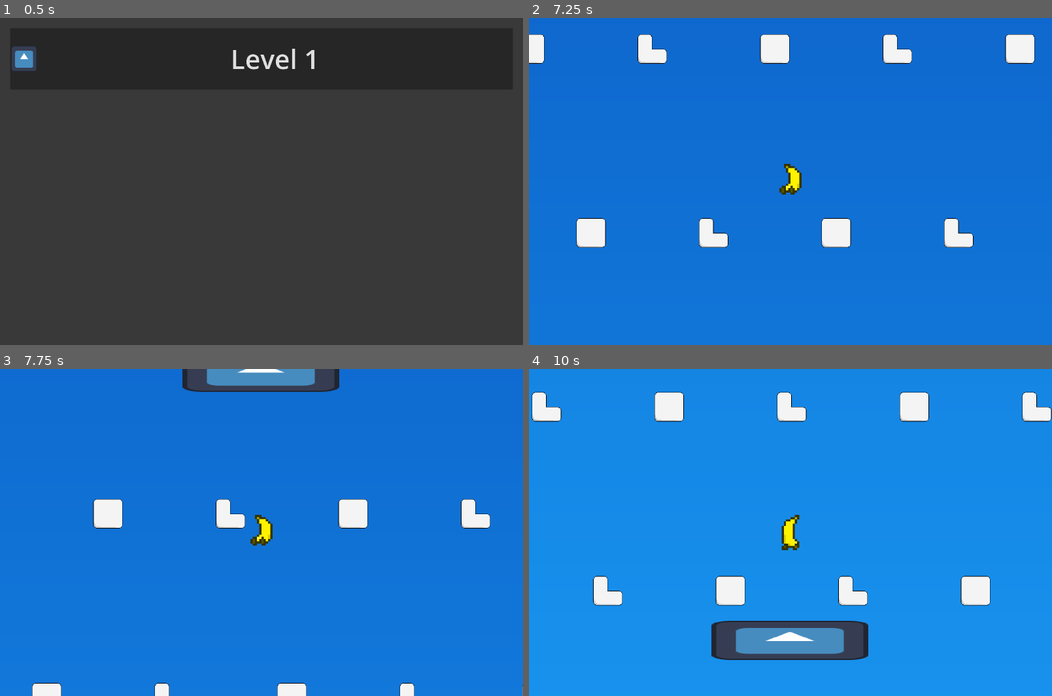
Above: before the commit, frames 1-4 (two rows, left to right).
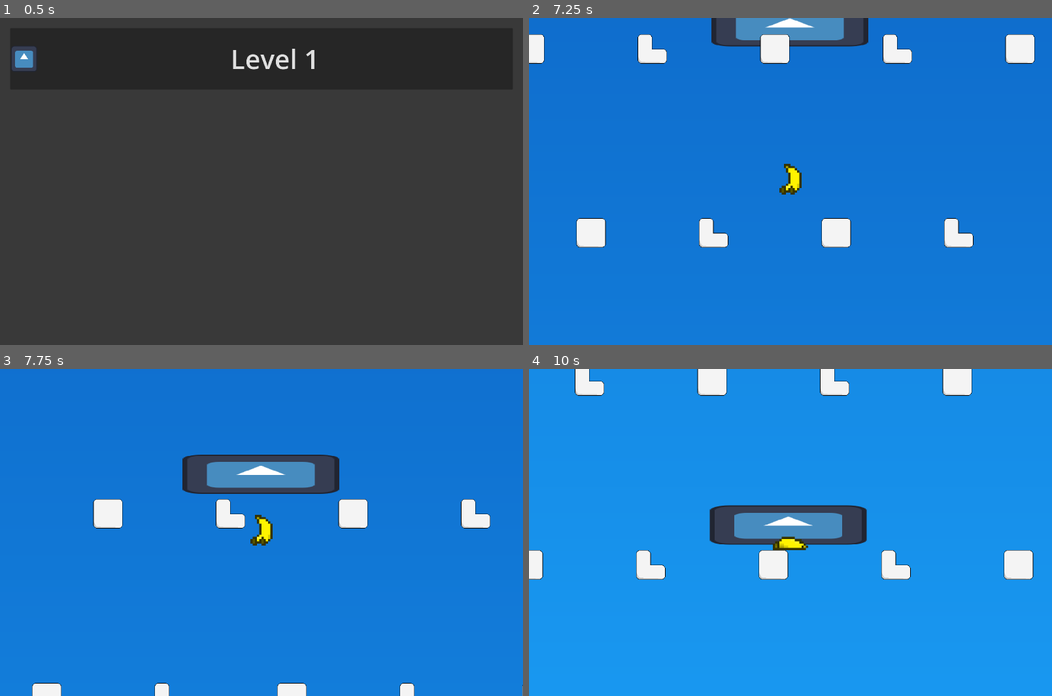
Above: after the commit, the same moments.

Repository: Ebi-boop/banagenai-
Game: Godot game, scene res://scenes/level_selection.tscn
The game is run twice, just before and just after one commit, with the same random seed, the same clock (stepped at 60 frames per second) and the same inputs. The engine's default icon, where the game draws it, is replaced by a stand-in: a white triangle on a blue panel in a dark square.
Inputs:
- Up to frame 1 (0.5 s): no input
- Up to frame 2 (7.25 s): click "Level 1" at 0.5 s; tap Space at 1.25 s; hold Right (ui_right) 1.28-2.78 s; tap Enter (ui_accept) at 1.35, 1.52, 1.82, 2.1, 2.27, 2.57, 2.85, 3.6, 3.77, 4.07, 4.35, 4.52, 4.82, 5.1, 5.27, 5.57, 5.85, 6.6, 6.77, 7.07 s; hold Left (ui_left) 2.78-3.53 s; hold Right (ui_right) 3.53-5.03 s; hold Left (ui_left) 5.03-5.78 s; hold Right (ui_right) 5.78-6.53 s; hold Left (ui_left) from 6.53 s (still down)
- Up to frame 3 (7.75 s): keep holding Left (ui_left); tap Enter (ui_accept) at 7.35, 7.52 s
- Up to frame 4 (10 s): tap Enter (ui_accept) at 7.82, 8.1, 8.27, 8.57, 8.85, 9.6, 9.77 s; release Left (ui_left) at 8.03 s; hold Right (ui_right) from 8.03 s (still down)

Frame 1 is identical in both runs. In frame 2, 2.4% of the frame differs, in the area x 34-65%, y 0-9%; in frame 3, 5.6%; in frame 4, 15%, in the area x 0-100%, y 0-89%.

Commit message:
23th October update
- The storm clouds can now make the player lose

- The level can now easily change it's length by modigying a variable

- Player and level script optimization

Diff:
--- a/entitites/player.tscn
+++ b/entitites/player.tscn
@@ -9,6 +9,10 @@
 
 [sub_resource type="RectangleShape2D" id="RectangleShape2D_ljlx0"]
 size = Vector2(90, 138)
+
+[sub_resource type="AtlasTexture" id="AtlasTexture_0nh6x"]
+atlas = ExtResource("2_ljlx0")
+region = Rect2(32, 64, 16, 16)
 
 [sub_resource type="AtlasTexture" id="AtlasTexture_ljlx0"]
 atlas = ExtResource("2_ljlx0")
@@ -44,6 +48,14 @@
 
 [sub_resource type="SpriteFrames" id="SpriteFrames_j8iw7"]
 animations = [{
+"frames": [{
+"duration": 1.0,
+"texture": SubResource("AtlasTexture_0nh6x")
+}],
+"loop": 1,
+"name": &"Cooked",
+"speed": 5.0
+}, {
 "frames": [{
 "duration": 1.0,
 "texture": SubResource("AtlasTexture_ljlx0")
@@ -108,8 +120,7 @@
 texture_filter = 1
 scale = Vector2(9, 9)
 sprite_frames = SubResource("SpriteFrames_j8iw7")
-animation = &"Jump"
+animation = &"Cooked"
 autoplay = "Idle"
-frame_progress = 0.95919394
 
 [connection signal="area_entered" from="PlayerArea" to="." method="_on_area_2d_area_entered"]
--- a/entitites/storm_clouds.tscn
+++ b/entitites/storm_clouds.tscn
@@ -7,7 +7,7 @@
 
 [node name="StormClouds" type="Node2D" unique_id=284230203]
 script = ExtResource("1_y7j63")
-final_speed = 1600.0
+final_speed = 2400.0
 
 [node name="Area2D" type="Area2D" parent="." unique_id=1713122647]
 
@@ -18,3 +18,5 @@
 texture_filter = 1
 scale = Vector2(4, 1)
 texture = ExtResource("1_1bbbv")
+
+[connection signal="area_entered" from="Area2D" to="." method="_on_area_2d_area_entered"]
--- a/scenes/level1.tscn
+++ b/scenes/level1.tscn
@@ -22,27 +22,35 @@
 ending_y = 10000.0
 odd_offset = 200.0
 
-[node name="BlueBG" type="TextureRect" parent="." unique_id=1035718481]
+[node name="BG" type="Control" parent="." unique_id=326899122]
+layout_mode = 3
+anchors_preset = 0
+
+[node name="BlueBG" type="TextureRect" parent="BG" unique_id=1035718481]
 material = SubResource("ShaderMaterial_d3jkd")
-offset_left = -1279.0
-offset_top = -939.0
-offset_right = 1293.0
-offset_bottom = 6895.0
+layout_mode = 1
+anchors_preset = 10
+anchor_right = 1.0
+offset_left = -3000.0
+offset_right = 3000.0
+offset_bottom = 6894.0
+grow_horizontal = 2
 texture = ExtResource("2_ejswk")
 
-[node name="GreenBG" type="TextureRect" parent="." unique_id=1837116243]
+[node name="GreenBG" type="TextureRect" parent="BG" unique_id=1837116243]
 material = SubResource("ShaderMaterial_bfdcr")
-offset_left = -1279.0
+layout_mode = 0
+offset_left = -3000.0
 offset_top = 6894.0
-offset_right = 1293.0
-offset_bottom = 10649.0
+offset_right = 3000.0
+offset_bottom = 13394.0
 texture = ExtResource("2_ejswk")
 
 [node name="StormClouds" parent="." unique_id=972491460 instance=ExtResource("1_ru4tf")]
 position = Vector2(-2, -165)
 
 [node name="Ending" parent="." unique_id=350802875 instance=ExtResource("2_6sh32")]
-position = Vector2(7, 9500)
+position = Vector2(4.7683716e-07, 10000)
 scale = Vector2(43, 43)
 
 [node name="Player" parent="." unique_id=1146180729 instance=ExtResource("3_ejswk")]
--- a/scripts/GameState.gd
+++ b/scripts/GameState.gd
@@ -1,3 +1,4 @@
 extends Node
 
 var playing : bool = false
+var lost : bool = false
--- a/scripts/ending.gd
+++ b/scripts/ending.gd
@@ -15,4 +15,4 @@
 func _on_area_2d_area_entered(area: Area2D) -> void:
 	if area.is_in_group("player_area"):
 		await get_tree().create_timer(WAITING).timeout
-		level.end()
+		level.now_ending = true
--- a/scripts/level.gd
+++ b/scripts/level.gd
@@ -4,28 +4,44 @@
 @onready var camera = $Player/Camera2D
 @onready var ending = $Ending
 @onready var PartsContainer = $PartsContainer
-@onready var BlueBG = $BlueBG
-@onready var GreenBG = $GreenBG
+@onready var background = $BG
+@onready var blueBG = $BG/BlueBG
 
 #Setting the level parts
 @export var parts : Array[PackedScene]
 @export var ending_y : float
 @export var odd_offset : float
 
+#Constants
+const BG_OFFSET_END = 3000
+const bg_size_y = 13394 #I calculated it by additioning both backgrounds' size.y   *DO NOT CHANGE*
 
+#Globals
 var playing = GameState.playing
 
+#Initial part position
 var part_y = 300
 var part_x = -1000
 
+#Ending
+var losing_animation : bool = false
 var now_ending : bool = false
 var ending_screen = preload("res://scenes/end_screen.tscn")
 var ending_camera_x = 850
 
+
+#Background
+var got_bg_position : bool = false
+var initial_bg_y : float
+var initial_player_y : float
+
+
+
 #Manage the generation of the parts, called in "func _ready()"
 func spawn_parts():
-	#Generating the first row
-	for j in range(16):
+	#Generating the rows of part
+	var rows = ending_y / part_y / 2
+	for j in range(rows):
 		for i in parts:
 			var part = i.instantiate()
 			PartsContainer.add_child(part)
@@ -49,39 +65,77 @@
 
 #Called the first frame of the scene.
 func _ready() -> void:
+	GameState.playing = false
+	GameState.lost = false
+
 	player.position = Vector2(0, 0)
 	ending.position = Vector2(0, ending_y)
+
+	#Backgrounds position
+	background.position.y = ending_y - (bg_size_y - BG_OFFSET_END)
+
+	#The additionnal 1000 is for the camera
+	var needed_size = 0 + 1000 + background.position.y
+	#Make the blue background bigger so the whole layout is covered
+	blueBG.size.y += needed_size
+	blueBG.position.y -= needed_size
+
+
 
 	spawn_parts()
 
 
-#Manage the ending, sent by the script of "ending"
-func end():
-	now_ending = true
+# Called every frame. 'delta' is the elapsed time since the previous frame.
+func _process(_delta: float) -> void:
+	#Actualize variables
+	playing = GameState.playing
+
+	#Manage entities positions
+	background.position.x = player.position.x - background.size.x / 2
+	ending.position.x = player.position.x
 
 
-# Called every frame. 'delta' is the elapsed time since the previous frame.
-func _process(_delta: float) -> void:
 	#To start the run
 	if Input.is_action_just_pressed("ui_accept") and playing != true:
+		print("Let's go!")
 		playing = true
 		GameState.playing = true
 
 		$Starting.hide()
 
-	#Manage the ending
+	#Manage ending
 	if now_ending == true:
-		camera.offset.x = move_toward(
+		background_follows_player()
+		ending_camera_offset()
+		manage_ending_screen()
+
+
+#The camera does a transition at the end
+func ending_camera_offset():
+	camera.offset.x = move_toward(
 			camera.offset.x,
 			ending_camera_x,
 			8)
 
-		#We had the ending screen after the camera moved
-		if camera.offset.x == 800:
-			var scene = ending_screen.instantiate()
-			add_child(scene)
 
-	#Manage entities positions
-	BlueBG.position.x = player.position.x - BlueBG.size.x / 2
-	GreenBG.position.x = player.position.x - GreenBG.size.x / 2
-	ending.position.x = player.position.x
+#Manages the apparition of the ending screen
+func manage_ending_screen():
+	if camera.offset.x == ending_camera_x:
+		var scene = ending_screen.instantiate()
+		add_child(scene)
+
+
+
+#The background follows the player after the end
+func background_follows_player():
+	if not got_bg_position:
+		initial_player_y = player.position.y
+		initial_bg_y = background.position.y
+		got_bg_position = true
+	else:
+		background.position.y = initial_bg_y + (player.position.y - initial_player_y)
+
+
+#After the timer and the player lost, now transition towards end
+func ready_for_lost():
+	losing_animation = true
--- a/scripts/player.gd
+++ b/scripts/player.gd
@@ -1,12 +1,15 @@
 extends CharacterBody2D
 @onready var animation = $AnimatedSprite2D
+@onready var level = get_tree().get_first_node_in_group("level")
 
 const SPEED = 300.0
 const JUMP_VELOCITY = -400.0
 const MAX_VELOCITY_Y = 2000
 
-var playing
+var playing = GameState.lost
+var lost = GameState.lost
 var flipped : bool = false
+
 
 func _physics_process(delta: float) -> void:
 	if GameState.playing == true:
@@ -15,45 +18,70 @@
 		if not is_on_floor():
 			velocity += get_gravity() * delta
 
-		# Handle jump.
-		if Input.is_action_just_pressed("ui_accept") and is_on_floor():
-			velocity.y = JUMP_VELOCITY
-
-		#Handle direction
-		var direction := Input.get_axis("ui_left", "ui_right")
-		if direction:
-			velocity.x = direction * SPEED
-		else:
-			velocity.x = move_toward(velocity.x, 0, SPEED)
-
 		#Apply max vertical speed
 		if velocity.y > MAX_VELOCITY_Y:
 			velocity.y = MAX_VELOCITY_Y
 
-		#Handles animation
-		if is_on_floor():
-			if velocity.x != 0:
-				animation.play("Run")
-			else:
-				animation.play("Idle")
+		#Can't do stuff if lost
+		if lost != true:
+			anim()
+			action_managing()
+
 		else:
-			if velocity.y < 0:
-				animation.play("Jump")
-			else:
-				animation.play("Fall")
-
-		#handles character flipping
-		if velocity.x < 0:
-			flipped = true
-
-		elif velocity.x > 0:
-			flipped = false
-
-		if flipped == true:
-			animation.flip_h = true
-		else:
-			animation.flip_h = false
+			lost_managing(delta)
 
 		move_and_slide()
 
 	playing = GameState.playing
+	lost = GameState.lost
+
+
+func action_managing():
+	#Handle direction
+	var direction := Input.get_axis("ui_left", "ui_right")
+	if direction:
+		velocity.x = direction * SPEED
+	else:
+		velocity.x = move_toward(velocity.x, 0, SPEED)
+
+	# Handle jump.
+	if Input.is_action_just_pressed("ui_accept") and is_on_floor():
+		velocity.y = JUMP_VELOCITY
+
+
+func anim():
+	#Handles animation
+	if is_on_floor():
+		if velocity.x != 0:
+			animation.play("Run")
+		else:
+			animation.play("Idle")
+	else:
+		if velocity.y < 0:
+			animation.play("Jump")
+		else:
+			animation.play("Fall")
+
+	#handles character flipping
+	if velocity.x < 0:
+		flipped = true
+	elif velocity.x > 0:
+			flipped = false
+	if flipped == true:
+		animation.flip_h = true
+	else:
+		animation.flip_h = false
+
+
+func lost_managing(delta):
+	if is_on_floor():
+		animation.rotation = 0
+		velocity = Vector2.ZERO
+		animation.play("Cooked")
+
+		await get_tree().create_timer(1.0).timeout
+		level.now_ending = true
+
+	else:
+		animation.play("Fall")
+		animation.rotation += 8 * delta
--- a/scripts/storm_clouds.gd
+++ b/scripts/storm_clouds.gd
@@ -2,6 +2,7 @@
 @onready var player = get_tree().get_first_node_in_group("player")
 
 var playing = GameState.playing
+var lost = GameState.lost
 var start_timer_started : bool = false
 var speed : float
 var acceleration : bool = false
@@ -19,22 +20,25 @@
 func _process(delta: float) -> void:
 	#Actualizing global variables
 	playing = GameState.playing
+	lost = GameState.lost
 
 	if playing != true:
+		return
+
+	if lost == true:
 		return
 
 	start_acceleration_timer()
 	update_speed()
 	moving(delta)
 
-	print(speed)
 
 #Starting a timer that will then start the acceleration process
 func start_acceleration_timer() -> void:
 	#Setting a timer, when finished, speed goes to original.
 	if start_timer_started != true:
 		start_timer_started = true
-		await get_tree().create_timer(2.0).timeout
+		await get_tree().create_timer(1.7).timeout
 		acceleration = true
 
 
@@ -52,3 +56,9 @@
 func moving(delta: float) -> void:
 	position.y += speed * delta
 	position.x = player.position.x - $Sprite2D.scale.x / 2
+
+
+#If the player gets caught
+func _on_area_2d_area_entered(area: Area2D) -> void:
+	if area.is_in_group("player_area"):
+		GameState.lost = true
--- a/shaders/blue_bg.gdshader
+++ b/shaders/blue_bg.gdshader
@@ -6,7 +6,7 @@
 
 void fragment() {
 	// Called for every pixel the material is visible on.
-	vec4 top_color = vec4(0.02, 0.27, 0.72, 0.97);
+	vec4 top_color = vec4(0.02, 0.29, 0.70, 0.97);
 	vec4 bottom_color = vec4(0.10, 0.65, 1.0, 0.97);
 
 	COLOR = mix(top_color, bottom_color, UV.y);
Not shown, added: scenes/level1.tscn154660790.tmp
Not shown, added: scenes/level1.tscn166416061.tmp
